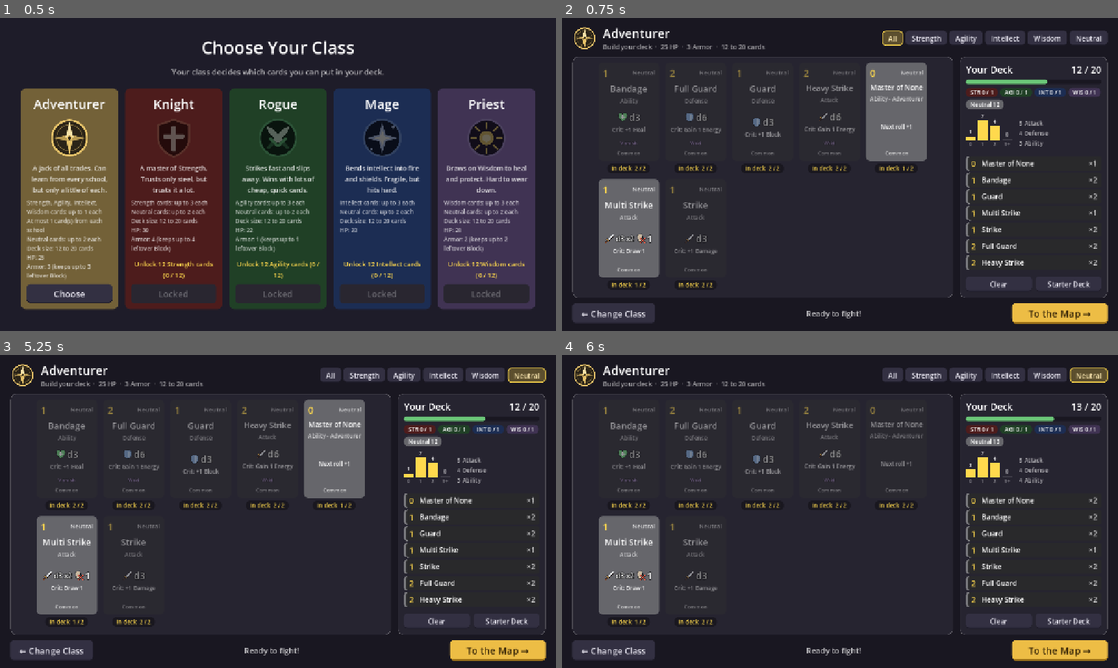
Above: before the commit, frames 1-4 (two rows, left to right).
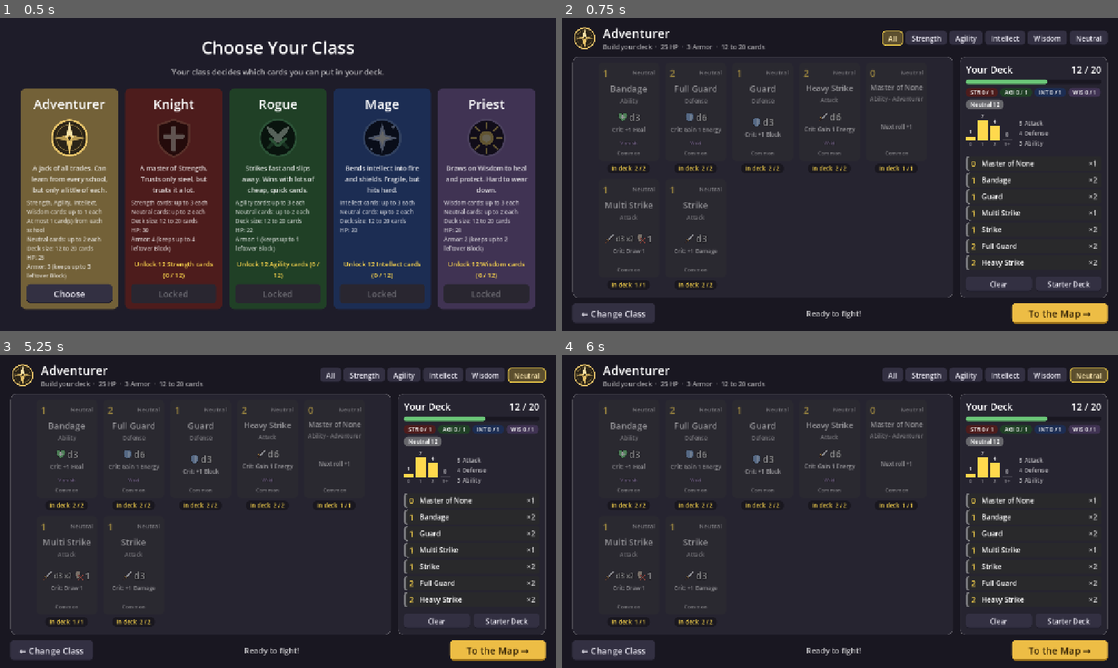
Above: after the commit, the same moments.

Repository: DustyOBrien/card-game
Game: Godot game, scene res://scenes/character_select.tscn
The game is run twice, just before and just after one commit, with the same random seed, the same clock (stepped at 60 frames per second) and the same inputs.
Inputs (mouse positions are in pixels of both pictures, inside the frame that each line leads up to):
- Up to frame 1 (0.5 s): no input
- Up to frame 2 (0.75 s): click "Choose" at 0.5 s
- Up to frame 3 (5.25 s): click "All" at 1.25 s; click "Strength" at 2 s; click "Agility" at 2.75 s; click "Intellect" at 3.5 s; click "Wisdom" at 4.25 s; click "Neutral" at 5 s
- Up to frame 4 (6 s): click (895, 448) at 5.77 s

Frame 1 is identical in both runs. In frame 2, 6.9% of the frame differs, in the area x 6-66%, y 14-87%; in frame 3, 6.9%; in frame 4, 3.5%.

Commit message:
Start with your starter deck owned; packs can give copies past 3
- Unlocked cards start owned as many times as their Copies column
  (1 copy each would only be 7 cards, below the 12-card minimum deck)
- Packs can give any card, even ones you own 3+ of (marked Extra!);
  a deck still uses at most 3 copies

Co-Authored-By: Claude Opus 5.5 (1M context) <noreply@anthropic.com>
Claude-Session: https://claude.ai/code/session_01CUVK6GvsHNmAo5aDb8Qykf

Diff:
--- a/scripts/game_state.gd
+++ b/scripts/game_state.gd
@@ -46,9 +46,11 @@
 # --- Your card collection ----------------------------------------------------
 # Which cards you own, and how many: {"Strike": 3, "Punch": 1}. The deck
 # builder only shows cards you own, and a deck can't hold more copies than you
-# own. You start with 3 of every card marked Unlocked in the spreadsheet, and
-# find the rest in booster packs.
-const MAX_OWNED := 3  # The most copies of one card you can own.
+# own. Cards marked Unlocked in the spreadsheet start in your collection (as
+# many as their Copies column, so you own your starter deck), and you find the
+# rest in booster packs. You can own MORE than 3 of a card; the extras will be
+# used for something later, but a deck still uses at most MAX_COPIES.
+const MAX_COPIES := 3  # The most copies of one card a deck can use.
 # The chance of each rarity for every card in a pack. They add up to 100.
 const PACK_ODDS := {CardData.Rarity.COMMON: 60, CardData.Rarity.UNCOMMON: 30, CardData.Rarity.RARE: 10}
 const CARDS_PER_PACK := 3
@@ -61,7 +63,7 @@
 func _ready() -> void:
 	for card in load_all_cards():
 		if card.unlocked:
-			collection[card.card_name] = MAX_OWNED
+			collection[card.card_name] = maxi(card.copies, 1)
 
 
 # How many copies of this card do you own? (0 = you haven't found it yet.)
@@ -72,15 +74,11 @@
 # Open one booster pack: CARDS_PER_PACK cards, each one added to your
 # collection. Returns what you got, for the shop to show:
 #   [{"card": CardData, "new": true/false, "owned": 2}, ...]
-# A card you already own 3 of is never picked, so packs always give you
-# something useful. If you own 3 of EVERYTHING, "card" is null.
+# Any card can come out, even one you already own 3 (or more) of.
 func open_pack() -> Array[Dictionary]:
 	var opened: Array[Dictionary] = []
 	for i in CARDS_PER_PACK:
 		var card := _pick_pack_card()
-		if card == null:
-			opened.append({"card": null, "new": false, "owned": 0})
-			continue
 		var is_new := owned(card) == 0
 		collection[card.card_name] = owned(card) + 1
 		opened.append({"card": card, "new": is_new, "owned": owned(card)})
@@ -88,18 +86,15 @@
 
 
 # One random card for a pack. First roll its rarity (60 / 30 / 10), then pick
-# any card of that rarity you don't have 3 of yet. If there's none left of that
-# rarity, roll again among the rarities that still have some.
+# any card of that rarity. If the spreadsheet has no cards of some rarity, its
+# odds are shared out among the rarities that do have cards.
 func _pick_pack_card() -> CardData:
-	var by_rarity := {}  # Rarity -> the cards you could still get.
+	var by_rarity := {}  # Rarity -> the cards of that rarity.
 	for card in load_all_cards():
-		if owned(card) < MAX_OWNED:
-			if not by_rarity.has(card.rarity):
-				by_rarity[card.rarity] = []
-			by_rarity[card.rarity].append(card)
-	if by_rarity.is_empty():
-		return null  # You own 3 of every card!
-	# Add up the odds of the rarities that are still possible, and pick one.
+		if not by_rarity.has(card.rarity):
+			by_rarity[card.rarity] = []
+		by_rarity[card.rarity].append(card)
+	# Add up the odds of the rarities that have cards, and pick one.
 	var total := 0
 	for rarity in by_rarity:
 		total += PACK_ODDS[rarity]
--- a/scripts/shop.gd
+++ b/scripts/shop.gd
@@ -198,19 +198,17 @@
 	var note := Label.new()
 	note.horizontal_alignment = HORIZONTAL_ALIGNMENT_CENTER
 	note.add_theme_font_size_override("font_size", 20)
-	if item.card == null:
-		# You already own 3 of every card. Have a gold coin instead.
-		GameState.gold += 1
-		note.text = "Collection complete!\n+1 gold"
-		box.add_child(note)
-		refresh()
-		return
 	var card: Card = CARD_SCENE.instantiate()
 	box.add_child(card)
 	card.setup(item.card)
 	card.mouse_filter = Control.MOUSE_FILTER_IGNORE  # Just for looking at.
-	# e.g. "NEW!  Rare" or "Owned 2 / 3  Common", in the rarity's colour.
-	var owned_text := "NEW!" if item.new else "Owned %d / %d" % [item.owned, GameState.MAX_OWNED]
+	# e.g. "NEW!  Rare", "Owned 2 / 3  Common" or "Extra! Owned 4  Common",
+	# in the rarity's colour. Extras (past 3) will be used for something later.
+	var owned_text := "Owned %d / %d" % [item.owned, GameState.MAX_COPIES]
+	if item.new:
+		owned_text = "NEW!"
+	elif item.owned > GameState.MAX_COPIES:
+		owned_text = "Extra! Owned %d" % item.owned
 	note.text = "%s\n%s" % [owned_text, item.card.get_rarity_text()]
 	note.add_theme_color_override("font_color", CardData.RARITY_COLORS[item.card.rarity])
 	box.add_child(note)
Not shown, changed: README.md
